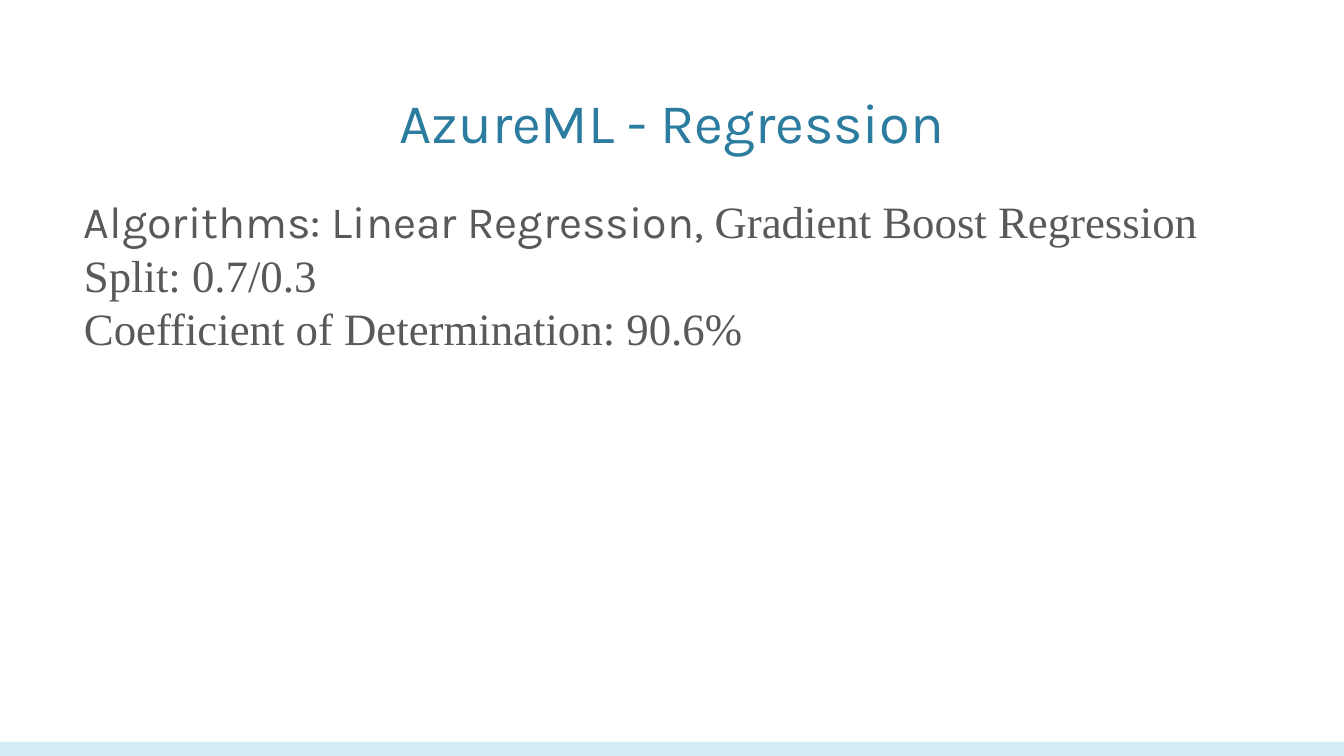
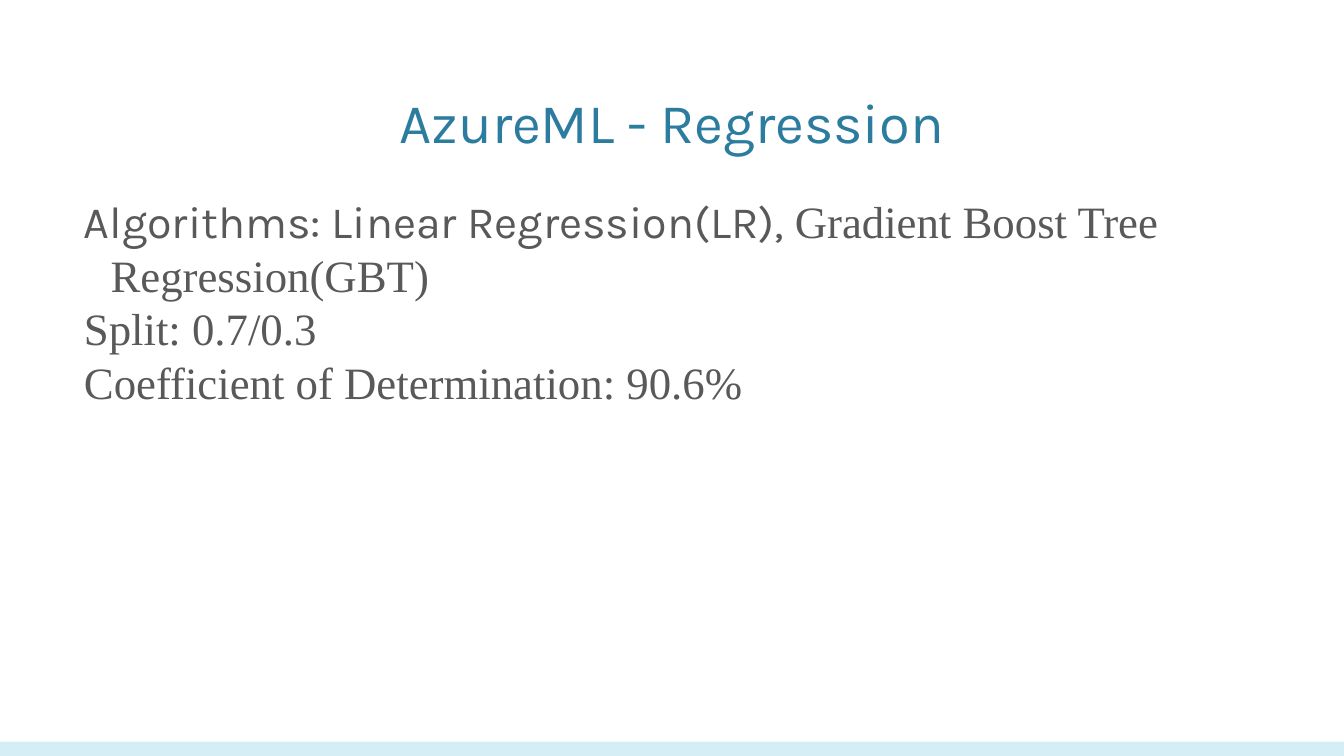
Before and after one commit to biranlicis/Movie-Box-Office-Machine-Learning, a slide deck: slide 11 of PPT CIS5560.pptx. Drawn at 1344x756 pixels with LibreOffice and Linux fonts; fonts in the diff are those of the drawing; background and template pictures are left out. Boxes give left, top, right and bottom in pixels: in the first picture for what was removed or moved away, otherwise in the second. Text is boxed around its words. In the diff, an @@ line names an element or a change of style, - is before the commit and + after.

```diff
--- a/PPT CIS5560.pptx
+++ b/PPT CIS5560.pptx
@@ text at <box>84,205,1158,301</box>: text changed @@
-Algorithms: Linear Regression, Gradient Boost Regression
+Algorithms: Linear Regression(LR), Gradient Boost Tree Regression(GBT)
```
Also in this commit, not shown: 17 other slides changed, 4 slides removed.
